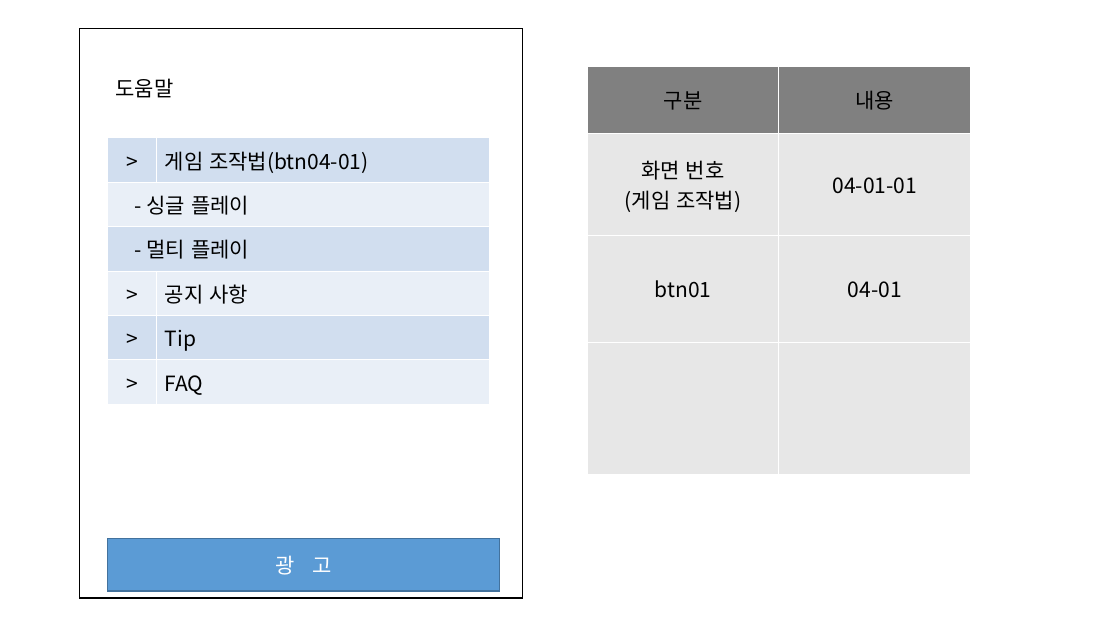
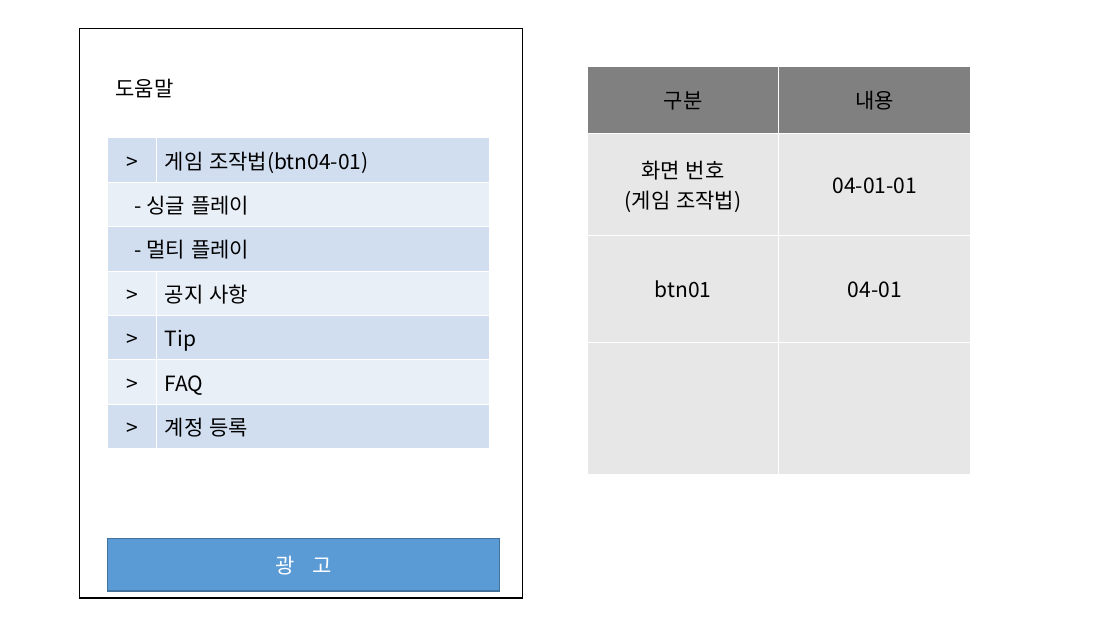
Before and after one commit to Maze-of-memories/origin, a slide deck: slide 6 of 화면정의서.pptx (slide 5 before the commit). Drawn at 1120x630 pixels with LibreOffice and Linux fonts; fonts in the diff are those of the drawing. Boxes give left, top, right and bottom in pixels: in the first picture for what was removed or moved away, otherwise in the second. Text is boxed around its words. In the diff, an @@ line names an element or a change of style, - is before the commit and + after.

```diff
--- a/화면정의서.pptx
+++ b/화면정의서.pptx
@@ table at bbox=[108, 138, 490, 449] @@
+row 7: > | 계정 등록
```
Also in this commit, not shown: 2 other slides changed, 1 slide added, 2 other files.
